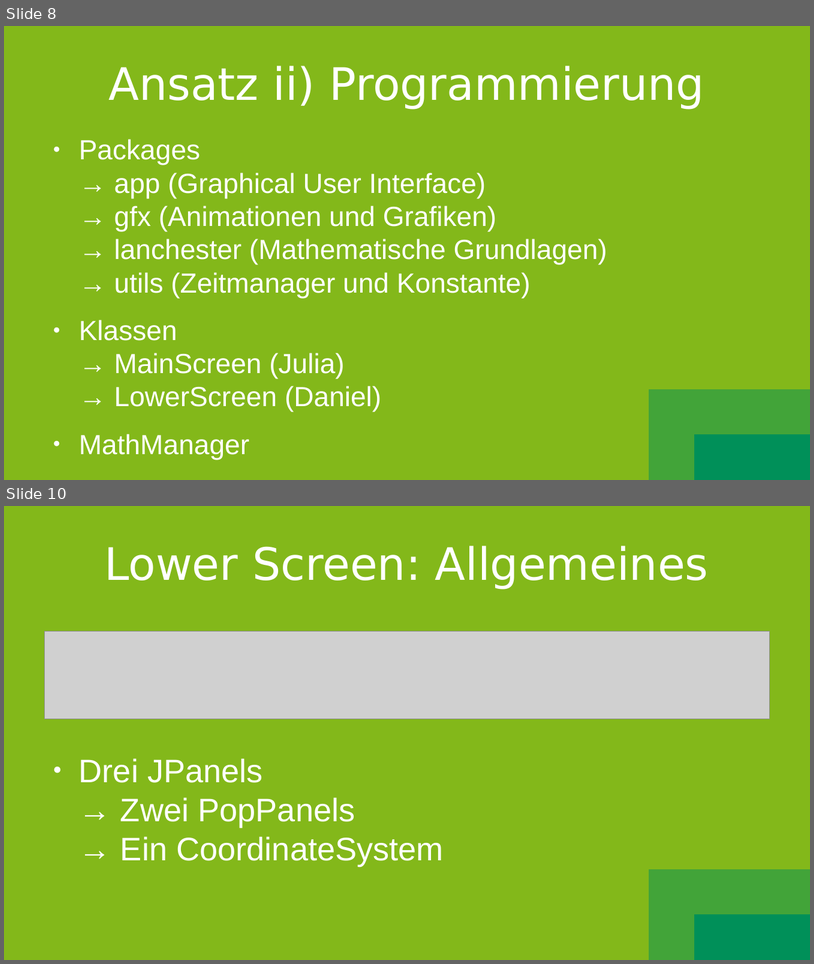
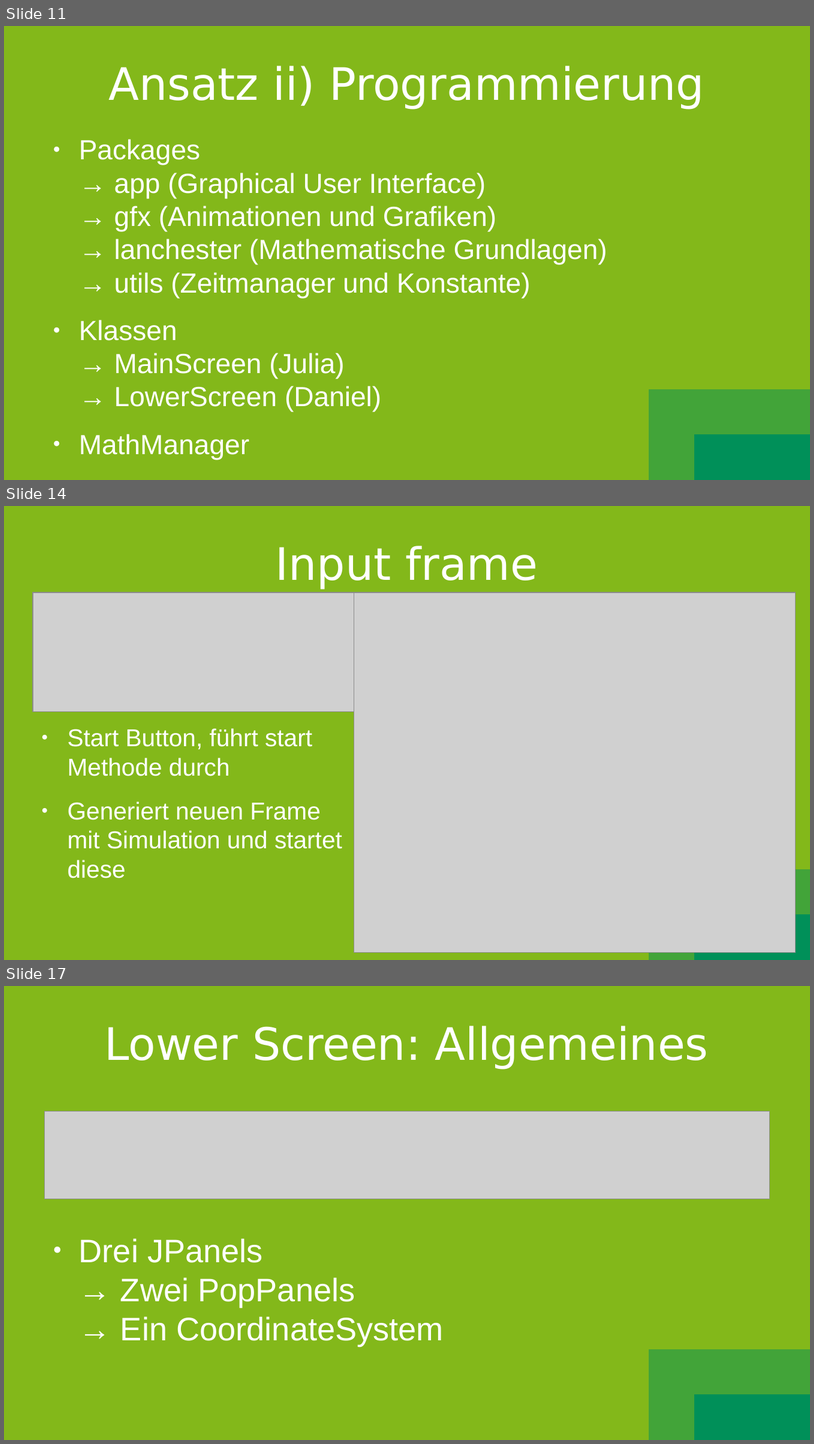
Before and after one commit to SootDan/LanchesterModell, a slide deck: Prasentation.odp. Shown one above the other, each under a label of ours: slides 8 and 10 before the commit, slides 11, 14 and 17 after it; the slides between them are not shown. The pictures are 814x964 and 814x1444 pixels, drawn with LibreOffice and Linux fonts; fonts in the diff are those of the drawing; grey boxes stand for pictures. Boxes give left, top, right and bottom in pixels: in the first picture for what was removed or moved away, otherwise in the second. Text is boxed around its words. In the diff, an @@ line names an element or a change of style, - is before the commit and + after.

Commit message:
Präsi Main Screen, Input + teil stift&papier

```diff
--- a/Prasentation.odp
+++ b/Prasentation.odp
@@ slide 14 added at [4, 506, 810, 960], background gradient #009059 to #42A439 to #83B81A @@
@@ title added at [276, 546, 538, 589], 44 pt, text #FFFFFF @@
+Input frame
@@ picture added at [33, 592, 565, 712] @@
@@ picture added at [354, 592, 797, 952] @@
@@ text added at [68, 728, 342, 878], 24 pt, text #FFFFFF @@
+● Start Button, führt start Methode durch
+● Generiert neuen Frame mit Simulation und startet diese
@@ what was slide 8 is now slide 11 @@
@@ what was slide 10 is now slide 17 @@
```
Also in this commit, not shown: 1 slide changed, 7 other slides added, 1 slide removed, 4 other files.
